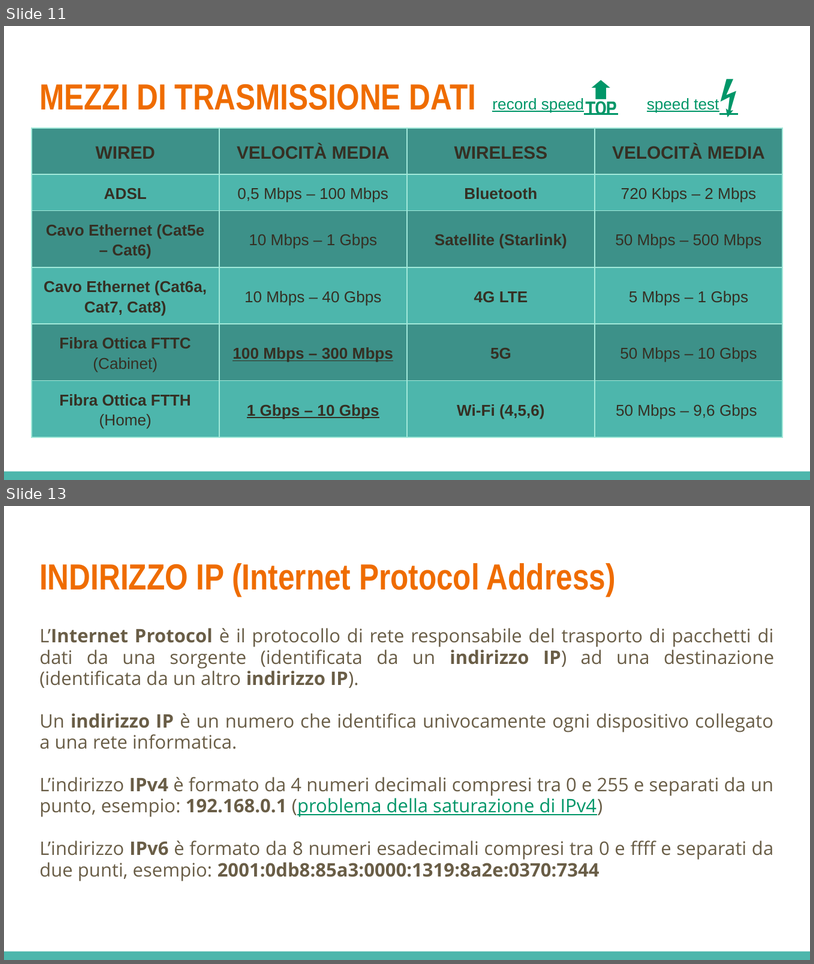
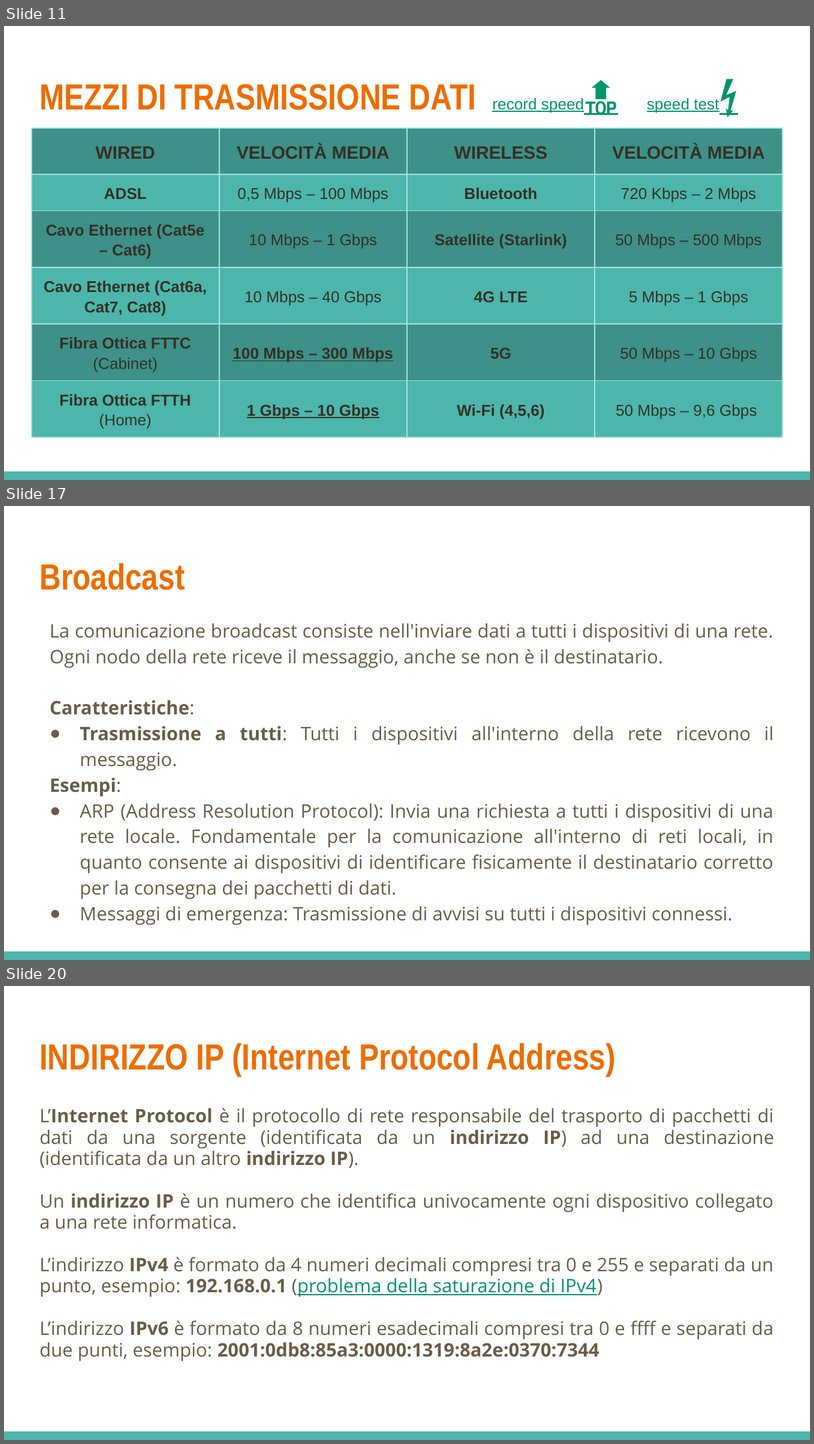
Before and after one commit to LeleCazza/LeleCazza.github.io, a slide deck: reti_informatiche/materiale/lezione_1_reti_introduzione.pptx. Shown one above the other, each under a label of ours: slides 11 and 13 before the commit, slides 11, 17 and 20 after it; the slides between them are not shown. The pictures are 814x964 and 814x1444 pixels, drawn with LibreOffice and Linux fonts; fonts in the diff are those of the drawing. Boxes give left, top, right and bottom in pixels: in the first picture for what was removed or moved away, otherwise in the second. Text is boxed around its words. In the diff, an @@ line names an element or a change of style, - is before the commit and + after.

Commit message:
update reti informatiche

```diff
--- a/reti_informatiche/materiale/lezione_1_reti_introduzione.pptx
+++ b/reti_informatiche/materiale/lezione_1_reti_introduzione.pptx
@@ slide 17 added at (4, 506, 810, 960), background #FFFFFF; not listed: 1 template element that a slide beside it also shows @@
@@ title added at (39, 563, 185, 590), 32.4 pt, text #EF6C00, bold @@
+Broadcast
@@ text added at (50, 623, 774, 925), 16.6 pt, text #695D46 @@
+La comunicazione broadcast consiste nell'inviare dati a tutti i dispositivi di una rete. Ogni nodo della rete riceve il messaggio, anche se non è il destinatario.
+Caratteristiche:
+● Trasmissione a tutti: Tutti i dispositivi all'interno della rete ricevono il messaggio.
+Esempi:
+● ARP (Address Resolution Protocol): Invia una richiesta a tutti i dispositivi di una rete locale. Fondamentale per la comunicazione all'interno di reti locali, in quanto consente ai dispositivi di identificare fisicamente il destinatario corretto per la consegna dei pacchetti di dati.
+● Messaggi di emergenza: Trasmissione di avvisi su tutti i dispositivi connessi.
@@ what was slide 13 is now slide 20 @@
```
Also in this commit, not shown: 2 slides changed, 14 other slides added, 3 slides removed, 1 other file.
